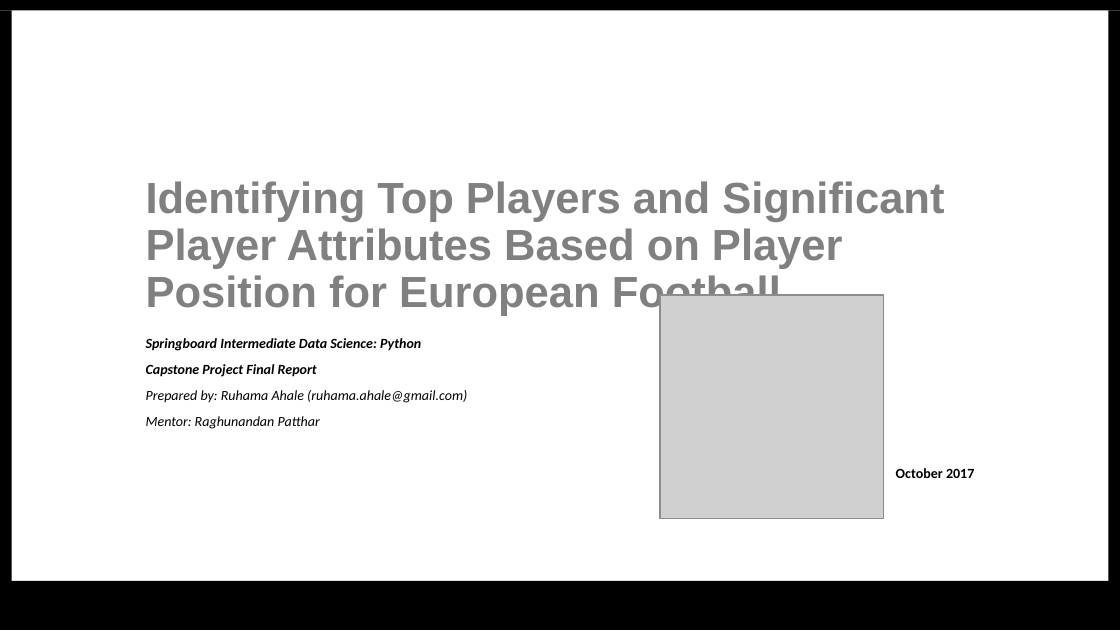
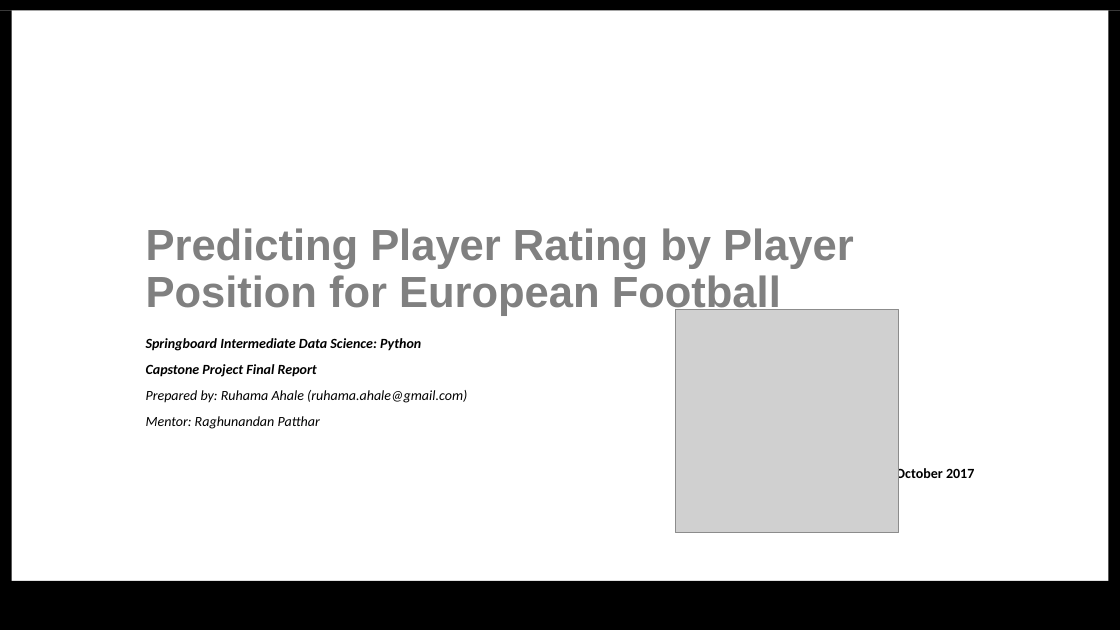
Before and after one commit to ruhama-ahale/soccer_project, a slide deck: slide 1 of Capstone_Final_Report/capstone_project_slide_soccer.pptx. Drawn at 1120x630 pixels with LibreOffice and Linux fonts; fonts in the diff are those of the drawing; grey boxes stand for pictures. Boxes give left, top, right and bottom in pixels: in the first picture for what was removed or moved away, otherwise in the second. Text is boxed around its words. In the diff, an @@ line names an element or a change of style, - is before the commit and + after.

```diff
--- a/Capstone_Final_Report/capstone_project_slide_soccer.pptx
+++ b/Capstone_Final_Report/capstone_project_slide_soccer.pptx
@@ title at (x1=146, y1=228, x2=854, y2=316): text changed @@
-Identifying Top Players and Significant Player Attributes Based on Player Position for European Football
+Predicting Player Rating by Player Position for European Football
@@ picture moved from (x1=660, y1=295, x2=884, y2=519) to (x1=675, y1=309, x2=899, y2=533) @@
```
Also in this commit, not shown: 4 other slides changed, 5 other files.
